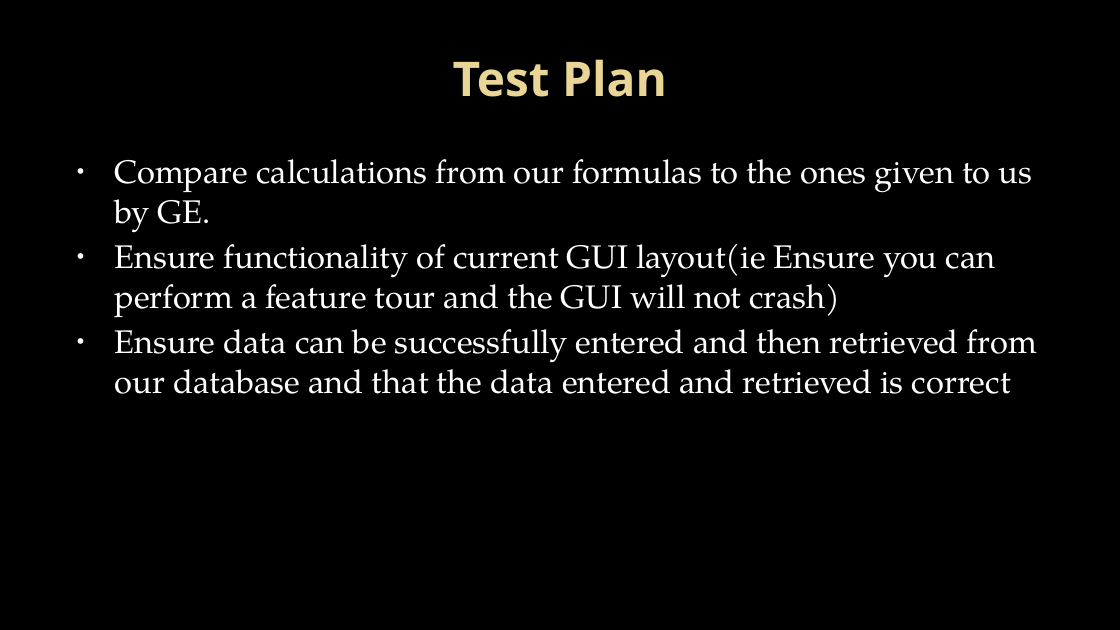
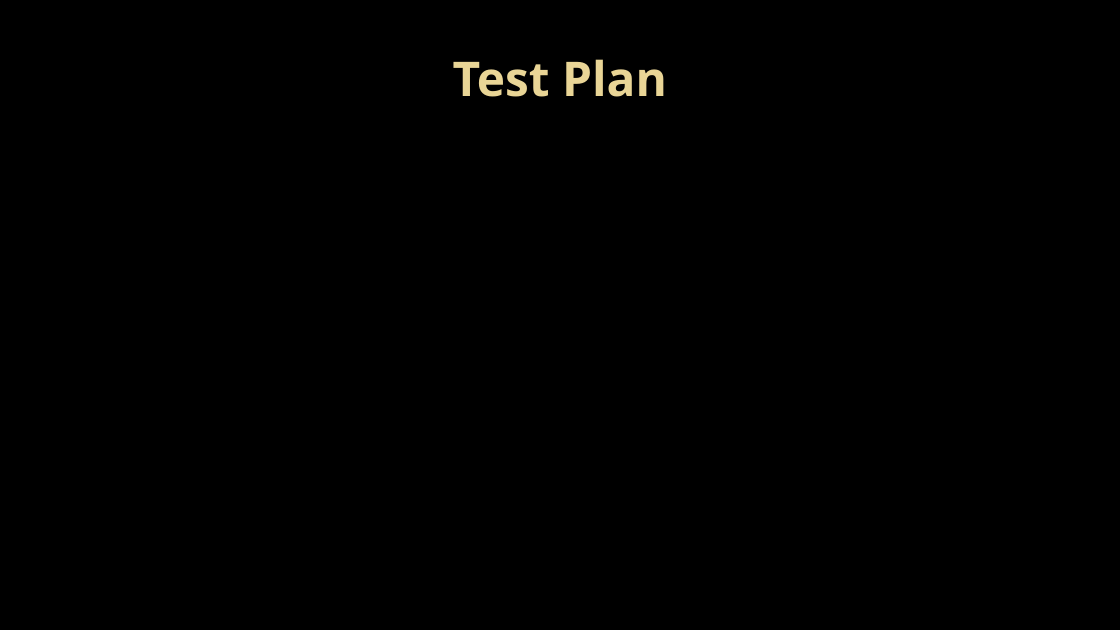
Before and after one commit to Topgun122104/SeniorProj, a slide deck: slide 7 of Documents/Presentations/Milestone 2 presentation.pptx (slide 8 before the commit). Drawn at 1120x630 pixels with LibreOffice and Linux fonts; fonts in the diff are those of the drawing; background and template pictures are left out. Boxes give left, top, right and bottom in pixels: in the first picture for what was removed or moved away, otherwise in the second. Text is boxed around its words. In the diff, an @@ line names an element or a change of style, - is before the commit and + after.

```diff
--- a/Documents/Presentations/Milestone 2 presentation.pptx
+++ b/Documents/Presentations/Milestone 2 presentation.pptx
@@ text removed at <box>115,159,1037,394</box> @@
-• Compare calculations from our formulas to the ones given to us by GE.
-• Ensure functionality of current GUI layout(ie Ensure you can perform a feature tour and the GUI will not crash)
-• Ensure data can be successfully entered and then retrieved from our database and that the data entered and retrieved is correct
```
Also in this commit, not shown: 8 other slides changed, 3 slides added, 4 slides removed.
